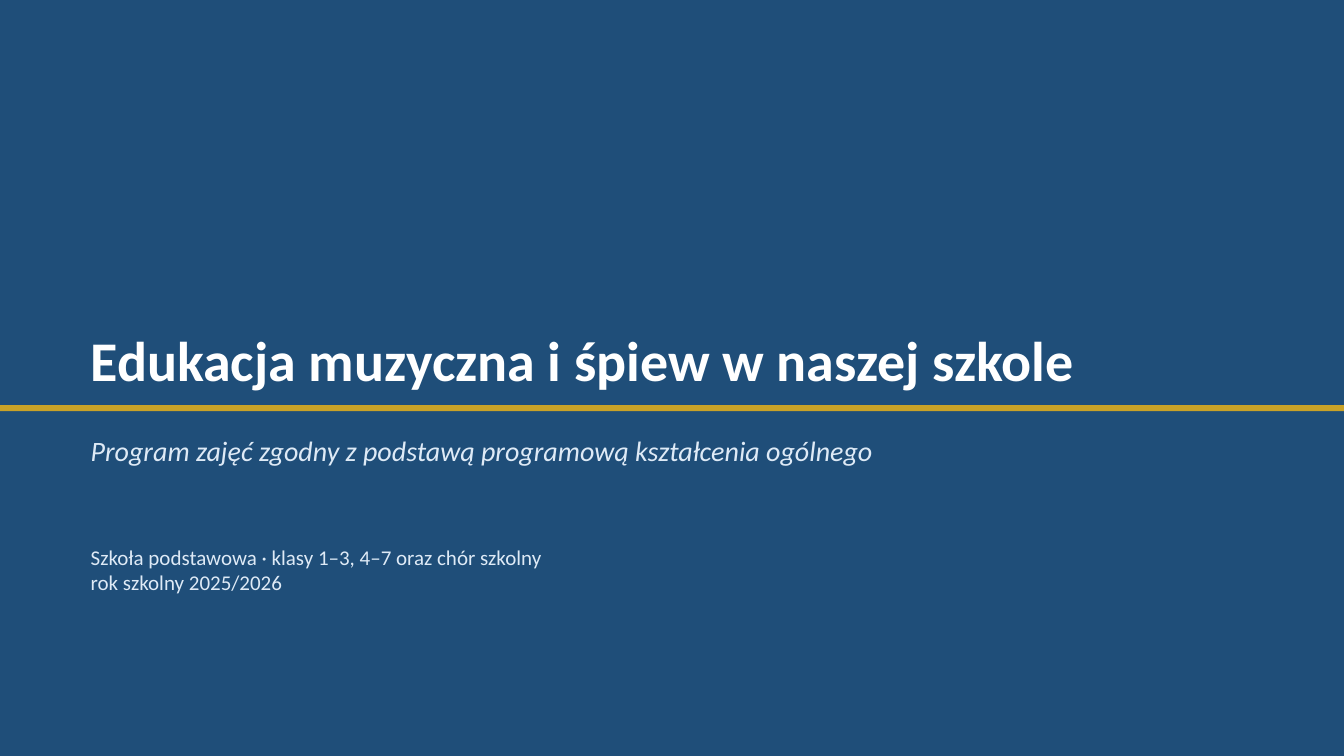
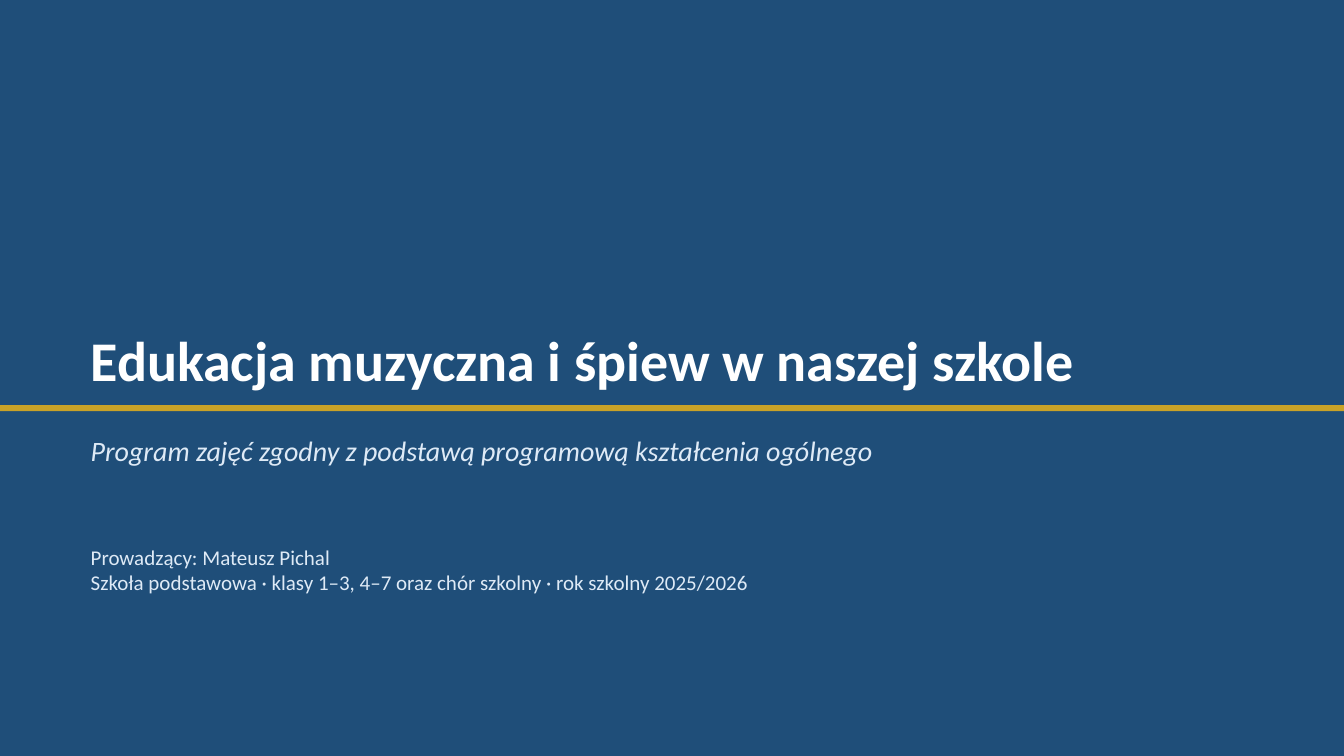
Before and after one commit to thoughful-engin33ring/llama.cpp, a slide deck: slide 1 of edukacja-muzyczna-szkola-podstawowa/prezentacja/Prezentacja-edukacja-muzyczna.pptx. Drawn at 1344x756 pixels with LibreOffice and Linux fonts; fonts in the diff are those of the drawing. Boxes give left, top, right and bottom in pixels: in the first picture for what was removed or moved away, otherwise in the second. Text is boxed around its words. In the diff, an @@ line names an element or a change of style, - is before the commit and + after.

```diff
--- a/edukacja-muzyczna-szkola-podstawowa/prezentacja/Prezentacja-edukacja-muzyczna.pptx
+++ b/edukacja-muzyczna-szkola-podstawowa/prezentacja/Prezentacja-edukacja-muzyczna.pptx
@@ text at (91, 550, 747, 594): text changed @@
-Szkoła podstawowa · klasy 1–3, 4–7 oraz chór szkolny
-rok szkolny 2025/2026
+Prowadzący: Mateusz Pichal
+Szkoła podstawowa · klasy 1–3, 4–7 oraz chór szkolny · rok szkolny 2025/2026
```
Also in this commit, not shown: 1 other slide changed, 12 other files.
